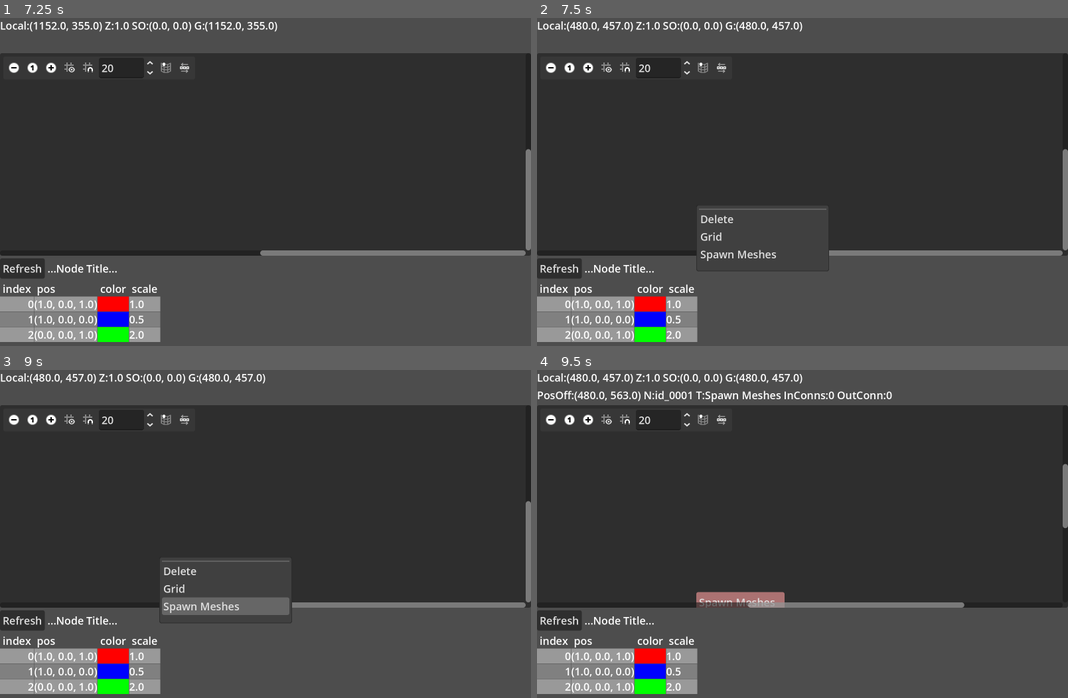
Above: before the commit, frames 1-4 (two rows, left to right).
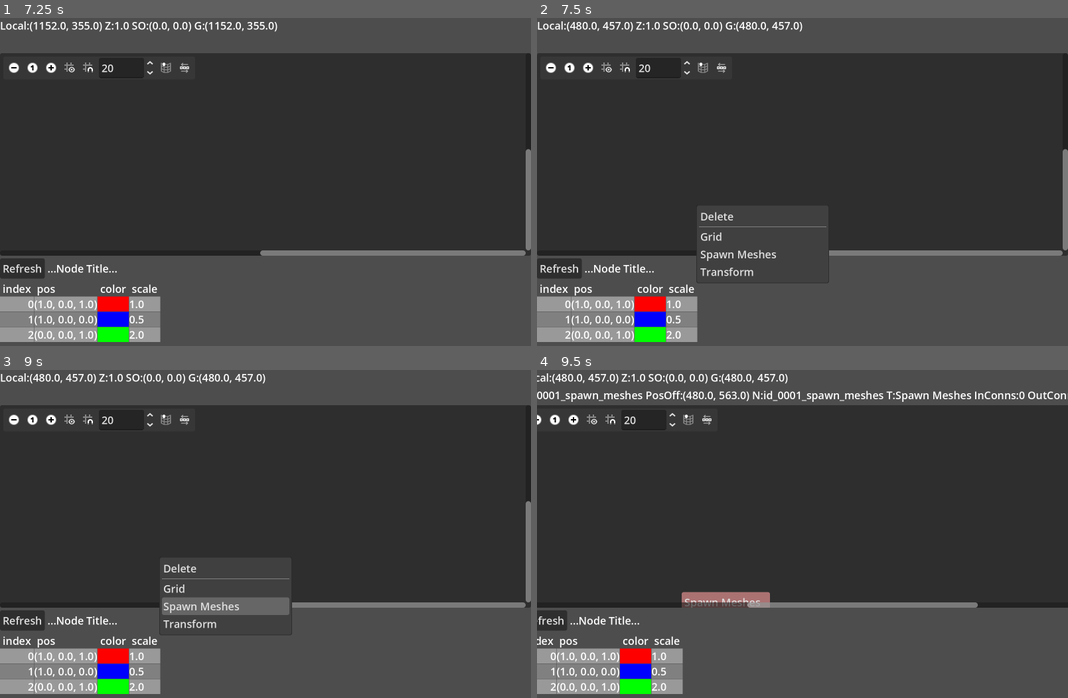
Above: after the commit, the same moments.

Repository: yabadabu/godot_flow
Game: Godot game, scene res://flow_root.tscn
Same seed, same stepped clock (60 frames per second), same inputs: the game is played once before the commit and once after it.
Inputs (mouse positions are in pixels of both pictures, inside the frame that each line leads up to):
- Up to frame 1 (7.25 s): click (15, 67) at 0.5 s; click (53, 67) at 1.25 s; click (69, 67) at 2 s; click (90, 67) at 2.75 s; click (164, 67) at 3.5 s; click (185, 67) at 4.25 s; click "Refresh" at 5 s; click (31, 67) at 5.75 s; tap Enter at 6.5 s; move the mouse to (382, 172) at 6.52 s; hold D from 6.53 s (still down); tap R at 6.6 s; click (382, 172) at 6.67 s
- Up to frame 2 (7.5 s): tap Space at 7.25 s; move the mouse to (696, 204) at 7.27 s; release D at 7.28 s; hold A from 7.28 s (still down); tap R at 7.35 s
- Up to frame 3 (9 s): tap Enter at 8 s; move the mouse to (318, 465) at 8.02 s; release A at 8.03 s; hold D from 8.03 s (still down); tap X at 8.1 s; tap R at 8.3 s; tap Space at 8.75 s; move the mouse to (238, 609) at 8.77 s; tap C at 8.85 s; click (238, 609) at 8.92 s
- Up to frame 4 (9.5 s): keep holding D; tap R at 9.05 s

Frame 1 is identical in both runs. In frame 2, 0.4% of the frame differs, in the area x 30-55%, y 58-81%; in frame 3, 0.4%; in frame 4, 5.8%, in the area x 0-100%, y 1-99%.

Commit message:
flow evaluation

Diff:
--- a/flow_node_base.gd
+++ b/flow_node_base.gd
@@ -32,15 +32,37 @@
 
 var connectors_row_prefab = preload( "res://connectors_row.tscn" )
 
+var deps : Array[ Dictionary ]
+var frame_id : int = 0
+
 func _ready():
 	refreshInspectMark()
 	refreshDebugMark()
-	pass
+
+func isFinal() -> bool:
+	return false
 
 func set_output( idx : int, data : Array ):
-	if idx + 1 < outputs.size():
+	if idx >= outputs.size():
 		outputs.resize( idx + 1 )
 	outputs[ idx ] = data
+
+func set_input( idx : int, data : Array ):
+	if idx >= inputs.size():
+		inputs.resize( idx + 1 )
+	inputs[ idx ] = data
+
+func get_input( idx : int ):
+	if idx >= inputs.size():
+		push_error( "Input.%d does not exists in node %s" % [ idx, name ])
+		return []
+	return inputs[ idx ]
+
+func get_output( idx : int ):
+	if idx >= outputs.size():
+		push_error( "Output.%d does not exists in node %s" % [ idx, name ])
+		return []
+	return outputs[ idx ]
 
 func refreshDebugMark():
 	if control_debug:
--- a/flow_nodes/spawn_meshes.gd
+++ b/flow_nodes/spawn_meshes.gd
@@ -8,9 +8,15 @@
 		"outs" : [{ "label" : "Out" }, { "label" : "Removed" }],
 	}
 
+func isFinal() -> bool:
+	return true
+
 func getTitle() -> String:
 	return "Spawn Meshes"
 
 func execute( ):
+	var input = get_input(0)
+	for data in input:
+		print( "Spawning at %s" % str(data) )
 	var output = []
 	set_output( 0, output )
--- /dev/null
+++ b/flow_nodes/transform.gd
@@ -0,0 +1,20 @@
+extends FlowNodeBase
+
+@export var trans : Transform3D = Transform3D(Basis.IDENTITY, Vector3(0,0,1))
+
+func getMeta() -> Dictionary :
+	return {
+		"ins" : [{"label": "In" }],
+		"outs" : [{ "label" : "Out" }],
+	}
+
+func getTitle() -> String:
+	return "Transform"
+
+func execute( ):
+	var output = []
+	var input_data = get_input(0)
+	for data in input_data:
+		var new_data = trans * data
+		output.append( new_data )
+	set_output( 0, output )
--- a/flow_root.gd
+++ b/flow_root.gd
@@ -19,9 +19,13 @@
 var min_id = 1000
 var max_id = min_id
 
+# During graph deps evaluation
+var nodes_by_name = {}
+
 var node_types = {
 	"grid" : "Grid",
 	"spawn_meshes" : "Spawn Meshes",
+	"transform" : "Transform",
 }
 
 func getNewName():
@@ -70,6 +74,17 @@
 		r = r.expand( p1 )
 	return r
 
+
+# Get all connections for a specific node
+func getNodeInputConnections(node_name: StringName) -> Array[Dictionary]:
+	var conns : Array[Dictionary] = []	    # Connections coming INTO this node
+	var all_connections = gedit.get_connection_list()
+	for connection in all_connections:
+		if connection.to_node == node_name:
+			conns.append( connection )
+	return conns
+
+
 # Get all connections for a specific node
 func getNodeConnections(node_name: StringName) -> Dictionary:
 	var node_connections = {
@@ -123,7 +138,7 @@
 
 	node.set_script(logic)
 
-	node.name = getNewName()
+	node.name = getNewName() + ( "_%s" % node_name )
 	node.position_offset = localToGraphCoords(local_drop_position)
 	node.title = node.getTitle()
 	node.initFromScript()
@@ -167,6 +182,8 @@
 			toggleDebug()
 		elif key == KEY_E:
 			toggleInspection()
+		elif key == KEY_R:
+			evalGraph()
 
 func toggleDebug():
 	var nodes = getSelectedNodes()
@@ -203,7 +220,7 @@
 	for c in gedit.get_children():
 		var node = c as GraphNode
 		if node and node.selected:
-			new_text = "PosOff:%s N:%s T:%s" % [node.position_offset, node.name, node.title ]
+			new_text = "%s PosOff:%s N:%s T:%s" % [node.name, node.position_offset, node.name, node.title ]
 			var conns = getNodeConnections( node.name )
 			new_text += " InConns:%d OutConn:%d" % [conns.inputs.size(), conns.outputs.size() ]
 			break
@@ -255,3 +272,62 @@
 	auto_connect_to_port = to_port
 	local_drop_position = release_position
 	_on_graph_edit_popup_request( local_drop_position )
+
+func getDeps( node : FlowNodeBase ) -> Array[ FlowNodeBase ]:
+	node.deps = getNodeInputConnections( node.name )
+	var deps : Array[ FlowNodeBase ] = [ node ]
+	for dep in node.deps:
+		var dep_node = nodes_by_name.get( dep.from_node, null )
+		if not dep_node:
+			push_error( "Failed to find node %s in the graph" % dep.from_node )
+			continue
+		var req_deps = getDeps( dep_node )
+		deps.append_array( req_deps )
+	return deps
+
+func getEvalOrder():
+	# Find targets, like spawn meshes
+	var finals : Array[ FlowNodeBase ]
+	for child in gedit.get_children():
+		var node = child as FlowNodeBase
+		if not node:
+			continue
+		if not node.isFinal():
+			continue
+		finals.append( node )
+
+	# for each node, find requirements
+	# A -
+	#    -- C - D
+	# B -
+	# D -> C -> A -> B
+	var all_deps : Array[ FlowNodeBase ]
+	for node in finals:
+		var node_deps = getDeps( node )
+		all_deps.append_array( node_deps )
+
+	# Evaluate in inverse order
+	# B, A, C, D
+	all_deps.reverse()
+	return all_deps
+
+func evalGraph():
+	print( "evalGraph starts" )
+	nodes_by_name = {}
+	for c in gedit.get_children():
+		print( "  ", c.name )
+		nodes_by_name[ c.name ] = c
+
+	print( "getEvalOrder..." )
+	var nodes_to_eval = getEvalOrder( )
+	for node in nodes_to_eval:
+		print( "  ", node )
+
+		for req in node.deps:
+			print("  - req : ", req )
+			var req_node = nodes_by_name.get( req.from_node )
+			var data = req_node.get_output( req.from_port )
+			node.set_input( req.to_port, data )
+			#node.set_input( req.)
+
+		node.execute()
--- a/flow_root.tscn
+++ b/flow_root.tscn
@@ -50,10 +50,10 @@
 unique_name_in_owner = true
 position = Vector2i(20, 150)
 item_count = 2
-item_0/id = 0
-item_0/separator = true
-item_1/text = "Delete"
-item_1/id = 100
+item_0/text = "Delete"
+item_0/id = 100
+item_1/id = 0
+item_1/separator = true
 
 [connection signal="connection_from_empty" from="VBoxContainer/GraphEdit" to="." method="_on_graph_edit_connection_from_empty"]
 [connection signal="connection_request" from="VBoxContainer/GraphEdit" to="." method="_on_graph_edit_connection_request"]
Not shown, added: flow_nodes/transform.gd.uid
